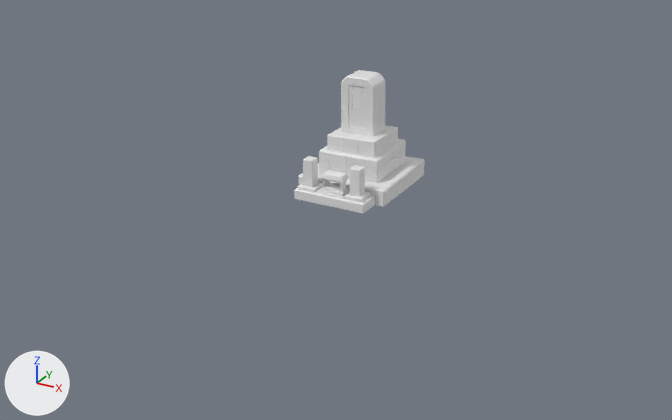
The FBX model GameProject1FG - Github/Assets/GameArtists/mainpiece.fbx: old version first, new version second.
Both versions are drawn from a camera (50 mm lens) standing at (8.41, -16.46, 7.43) and looking at (-0.18, -0.85, -0.38). Lighting does not change. The marker at lower left points along +X, +Y and +Z. Where no turn or scale is listed for an object, it has been applied to the vertices.

The older version as bpy lines, for what is in view:
```python
me_cube_002 = bpy.data.meshes.new('Cube.002')
me_cube_002.from_pydata(...)  # 785 vertices, 1478 faces; spans x -0.684..0.683, y -0.686..0.685, z 0.297..0.845
me_cube_009 = bpy.data.meshes.new('Cube.009')
me_cube_009.from_pydata(...)  # 226 vertices, 434 faces; spans x -0.55..0.562, y -0.565..0.546, z 0.755..1.16
me_cube_010 = bpy.data.meshes.new('Cube.010')
me_cube_010.from_pydata(...)  # 766 vertices, 1446 faces; spans x -0.391..0.387, y -0.279..0.282, z 1.105..2.352
ob_cube_004 = bpy.data.objects.new('Cube.004', me_cube_002)
ob_cube_004.location = (0.0, 0.0, 0.0)
ob_cube_005 = bpy.data.objects.new('Cube.005', me_cube_009)
ob_cube_005.location = (0.0, 0.0, 0.0)
ob_cube_006 = bpy.data.objects.new('Cube.006', me_cube_010)
ob_cube_006.location = (0.0, 0.0, 0.0)
# also in view: 'Cube' at (0.0, -0.25, 0.42)
```
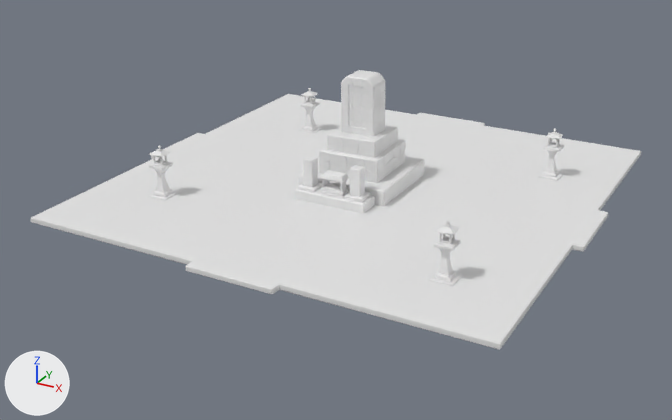
Where the newer file only moved an object's origin or applied its transform, the numbers keep the older frame.

Scene script edits in JSON lines:
```json
{"op": "add", "block": "mat_lantern", "code": ["mat_lantern = principled_material('lantern')", "mat_lantern.base_color = (0.8, 0.8, 0.8)  # white #e7e7e7"]}
{"op": "add", "block": "mat_floor", "code": ["mat_floor = principled_material('floor')", "mat_floor.base_color = (0.8, 0.8, 0.8)  # white #e7e7e7"]}
{"op": "add", "block": "me_cube_004", "code": ["me_cube_004 = bpy.data.meshes.new('Cube.004')", "me_cube_004.from_pydata(...)  # 621 vertices, 564 faces; spans x -0.223..0.224, y -0.218..0.224, z 0.0..1.07", "me_cube_004.materials.append(mat_lantern)  # white #e7e7e7"]}
{"op": "add", "block": "me_plane_001", "code": ["me_plane_001 = bpy.data.meshes.new('Plane.001')", "me_plane_001.from_pydata(...)  # 120 vertices, 121 faces; spans x -5.0..5.0, y -5.0..5.0, z -0.1..0.0", "me_plane_001.materials.append(mat_floor)  # white #e7e7e7"]}
{"op": "add", "block": "ob_lantern1", "code": ["ob_lantern1 = bpy.data.objects.new('lantern1', me_cube_004)", "ob_lantern1.location = (-3.25, -2.63, 0.0)"]}
{"op": "add", "block": "ob_lantern1_002", "code": ["ob_lantern1_002 = bpy.data.objects.new('lantern1.002', me_cube_004.copy())", "ob_lantern1_002.location = (3.42, 2.25, 0.0)"]}
{"op": "add", "block": "ob_floor_001", "code": ["ob_floor_001 = bpy.data.objects.new('floor.001', me_plane_001)", "ob_floor_001.location = (0.0, 0.0, 0.0)"]}
{"op": "add", "block": "ob_lantern1_001", "code": ["ob_lantern1_001 = bpy.data.objects.new('lantern1.001', me_cube_004.copy())", "ob_lantern1_001.location = (3.26, -3.24, 0.0)"]}
{"op": "add", "block": "ob_lantern1_003", "code": ["ob_lantern1_003 = bpy.data.objects.new('lantern1.003', me_cube_004.copy())", "ob_lantern1_003.location = (-2.69, 2.4, 0.0)"]}
```

Pixel boxes [x1, y1, x2, y2] of what changed, in the pictures (672 x 420 px):
```json
{"object": "floor.001", "change": "added", "after": [31, 94, 641, 350]}
{"object": "lantern1.001", "change": "added", "after": [429, 220, 462, 286]}
{"object": "lantern1", "change": "added", "after": [148, 146, 178, 200]}
{"object": "lantern1.002", "change": "added", "after": [538, 129, 564, 181]}
{"object": "lantern1.003", "change": "added", "after": [298, 88, 322, 134]}
```
